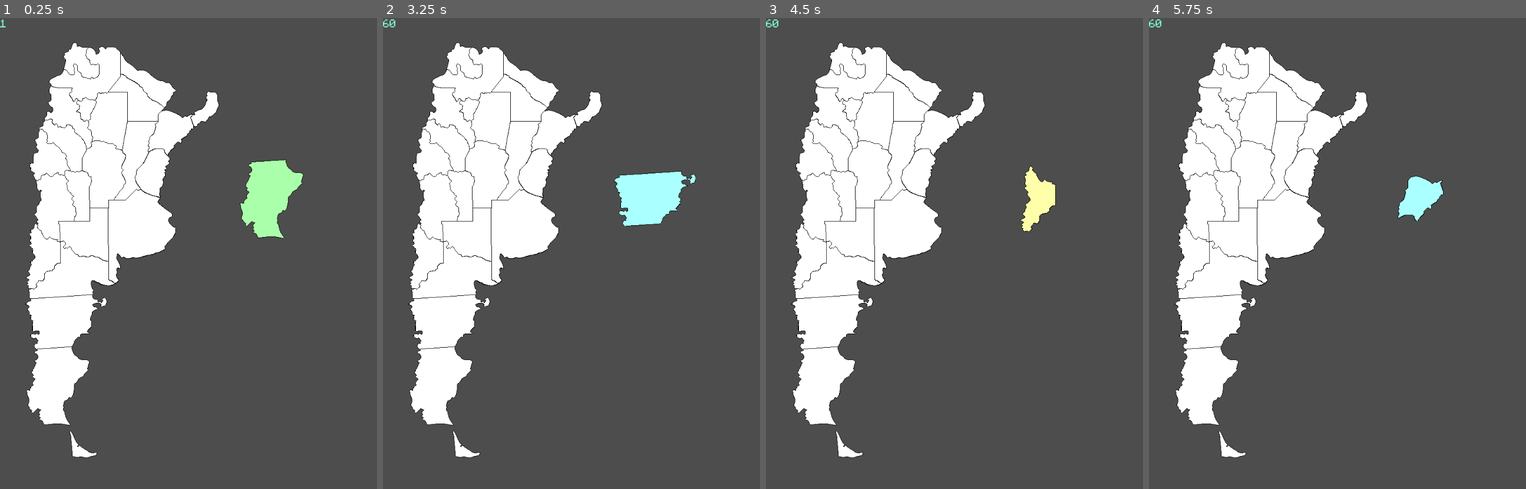
Above: before the commit, frames 1-4 (left to right).
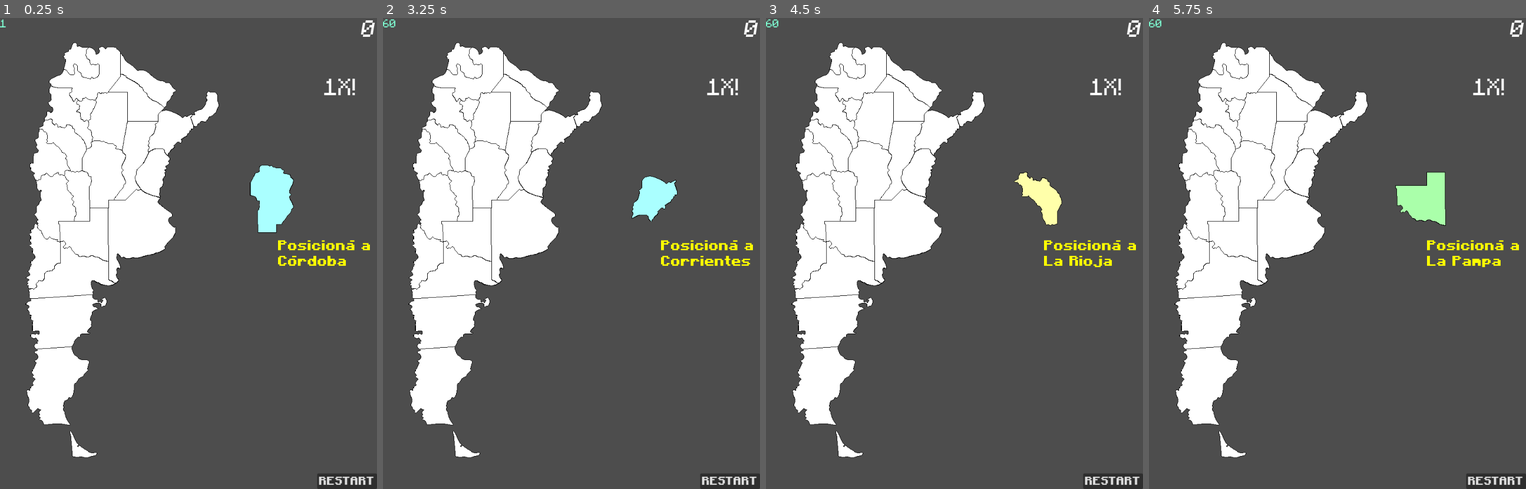
Above: after the commit, the same moments.

Repository: TheMaxcraft1/Argentina_Y_Sus_Provincias
Game: Godot game, scene res://Scenes/ModoTerritorio.tscn
The game is run twice, just before and just after one commit, with the same random seed, the same clock (stepped at 60 frames per second) and the same inputs.
Inputs (mouse positions are in pixels of both pictures, inside the frame that each line leads up to):
- Up to frame 1 (0.25 s): no input
- Up to frame 2 (3.25 s): click (729, 479) at 0.5 s, where only the run after the commit has a clickable "RESTART"; click (729, 479) at 1.25 s, where only the run after the commit has a clickable "RESTART"; click (729, 479) at 2 s, where only the run after the commit has a clickable "RESTART"; tap Enter at 2.75 s; move the mouse to (654, 196) at 2.77 s; click (654, 196) at 2.92 s
- Up to frame 3 (4.5 s): tap Space at 3.5 s; click (1037, 196) at 3.67 s; tap Enter at 4.25 s; click (1037, 196) at 4.42 s
- Up to frame 4 (5.75 s): tap Space at 5 s; click (1420, 196) at 5.17 s

The runs differ from the first frame. In frame 1, 3.0% of the frame differs, in the area x 63-100%, y 0-100%; in frame 2, 2.2%; in frame 3, 1.7%; in frame 4, 2.3%.

Commit message:
ModoTerritorio Score System added

Diff:
--- a/Scenes/ModoTerritorio.tscn
+++ b/Scenes/ModoTerritorio.tscn
@@ -28,7 +28,9 @@
 [ext_resource type="Texture2D" uid="uid://wcj5culv7ima" path="res://Textures/RioNegro.png" id="23_twade"]
 [ext_resource type="Texture2D" uid="uid://bpe6nm4xb3ntg" path="res://Textures/SantaCruz.png" id="24_rnum5"]
 [ext_resource type="Texture2D" uid="uid://c5sn2ifrgw7jj" path="res://Textures/TierraDelFuego.png" id="25_pp7a8"]
+[ext_resource type="FontFile" uid="uid://cvuuhuehfvcq8" path="res://Fonts/MinecraftBold-nMK1.otf" id="28_2dcj4"]
 [ext_resource type="AudioStream" uid="uid://d0r5nvy7q0e65" path="res://Sounds/province_name_miss.wav" id="29_apuo4"]
+[ext_resource type="FontFile" uid="uid://bl5ehi4udgkic" path="res://Fonts/MinecraftItalic-R8Mo.otf" id="29_vms44"]
 
 [sub_resource type="RectangleShape2D" id="RectangleShape2D_tp2cr"]
 size = Vector2(2, 2)
@@ -379,6 +381,58 @@
 offset_bottom = 23.0
 theme_override_fonts/font = ExtResource("6_6ello")
 theme_override_font_sizes/font_size = 24
+
+[node name="RestartButton" type="Button" parent="HUD"]
+anchors_preset = 3
+anchor_left = 1.0
+anchor_top = 1.0
+anchor_right = 1.0
+anchor_bottom = 1.0
+offset_left = -127.0
+offset_top = -33.0
+grow_horizontal = 0
+grow_vertical = 0
+theme_override_fonts/font = ExtResource("28_2dcj4")
+theme_override_font_sizes/font_size = 24
+text = "RESTART"
+
+[node name="ScoreLabel" type="Label" parent="HUD"]
+anchors_preset = 1
+anchor_left = 1.0
+anchor_right = 1.0
+offset_left = -40.0
+offset_bottom = 23.0
+grow_horizontal = 0
+size_flags_horizontal = 4
+theme_override_fonts/font = ExtResource("29_vms44")
+theme_override_font_sizes/font_size = 50
+text = "0"
+horizontal_alignment = 1
+
+[node name="MultiplierLabel" type="Label" parent="HUD"]
+offset_left = 688.0
+offset_top = 124.0
+offset_right = 756.0
+offset_bottom = 170.0
+theme_override_fonts/font = ExtResource("6_6ello")
+theme_override_font_sizes/font_size = 50
+text = "1X!"
+
+[node name="CurrentProvincLabel" type="Label" parent="HUD"]
+anchors_preset = 6
+anchor_left = 1.0
+anchor_top = 0.5
+anchor_right = 1.0
+anchor_bottom = 0.5
+offset_left = -210.0
+offset_top = -16.5
+offset_bottom = 16.5
+grow_horizontal = 0
+grow_vertical = 2
+theme_override_colors/font_color = Color(1, 1, 0, 1)
+theme_override_fonts/font = ExtResource("28_2dcj4")
+theme_override_font_sizes/font_size = 30
+text = "Posicioná a "
 
 [node name="ComboUp" type="AudioStreamPlayer2D" parent="."]
 stream = ExtResource("7_ebe5g")
@@ -432,3 +486,4 @@
 [connection signal="area_exited" from="Argentina/SantaCruz" to="." method="_on_santa_cruz_area_exited"]
 [connection signal="area_entered" from="Argentina/TierraDelFuego" to="." method="_on_tierra_del_fuego_area_entered"]
 [connection signal="area_exited" from="Argentina/TierraDelFuego" to="." method="_on_tierra_del_fuego_area_exited"]
+[connection signal="pressed" from="HUD/RestartButton" to="." method="_on_restart_button_pressed"]
--- a/Scripts/ModoNombres.gd
+++ b/Scripts/ModoNombres.gd
@@ -13,13 +13,13 @@
 
 func provinceSignalProcessing(txt, provinciaNombre, provinciaLineEdit : LineEdit):
 	if txt.to_lower() == provinciaNombre:
-		updateScoreLabel(100 * multiplier)
+		updateScore(100 * multiplier)
 		multiplier += 1
 		comboUpSFX()
 	else:
 		multiplier = 1
 		$ComboMiss.play()
-	updateMultiplierLabel()
+	updateMultiplier()
 	provinciaLineEdit.set_editable(false)
 	provinciaLineEdit.set_focus_mode(Control.FOCUS_NONE)
 
@@ -41,7 +41,7 @@
 func _on_buenos_aires_line_edit_text_submitted(txt):
 	#provinceSignalProcessing(txt, "buenos aires", $BuenosAiresLineEdit)
 	if txt.to_lower() == "buenos aires":
-		updateScoreLabel(100 * multiplier)
+		updateScore(100 * multiplier)
 		multiplier += 1
 		comboUpSFX()
 	else:
@@ -49,10 +49,9 @@
 		$ComboMiss.play()
 		$BuenosAiresLineEdit.set_visible(false)
 		$BuenosAiresLabel.set_visible(true)
-	updateMultiplierLabel()
+	updateMultiplier()
 	$BuenosAiresLineEdit.set_editable(false)
 	$BuenosAiresLineEdit.set_focus_mode(Control.FOCUS_NONE)
-
 
 func _on_entre_rios_line_edit_text_submitted(txt):
 	provinceSignalProcessing(txt, "entre ríos", $EntreRiosLineEdit)
@@ -60,26 +59,20 @@
 func _on_corrientes_line_edit_text_submitted(txt):
 	provinceSignalProcessing(txt, "corrientes", $CorrientesLineEdit)
 
-
 func _on_misiones_line_edit_text_submitted(txt):
 	provinceSignalProcessing(txt, "misiones", $MisionesLineEdit)
-
 
 func _on_jujuy_line_edit_text_submitted(txt):
 	provinceSignalProcessing(txt, "jujuy", $JujuyLineEdit)
 
-
 func _on_salta_line_edit_text_submitted(txt):
 	provinceSignalProcessing(txt, "salta", $SaltaLineEdit)
-
 
 func _on_catamarca_line_edit_text_submitted(txt):
 	provinceSignalProcessing(txt, "catamarca", $CatamarcaLineEdit)
 
-
 func _on_la_rioja_line_edit_text_submitted(txt):
 	provinceSignalProcessing(txt, "la rioja", $LaRiojaLineEdit)
-
 
 func _on_san_juan_line_edit_text_submitted(txt):
 	provinceSignalProcessing(txt, "san juan", $SanJuanLineEdit)
@@ -87,10 +80,8 @@
 func _on_mendoza_line_edit_text_submitted(txt):
 	provinceSignalProcessing(txt, "mendoza", $MendozaLineEdit)
 
-
 func _on_neuquen_line_edit_text_submitted(txt):
 	provinceSignalProcessing(txt, "neuquén", $NeuquenLineEdit)
-
 
 func _on_rio_negro_line_edit_text_submitted(txt):
 	provinceSignalProcessing(txt, "río negro", $RioNegroLineEdit)
@@ -101,43 +92,34 @@
 func _on_santa_cruz_line_edit_text_submitted(txt):
 	provinceSignalProcessing(txt, "santa cruz", $SantaCruzLineEdit)
 
-
 func _on_tierra_del_fuego_line_edit_text_submitted(txt):
 	provinceSignalProcessing(txt, "tierra del fuego", $TierraDelFuegoLineEdit)
-
 
 func _on_formosa_line_edit_text_submitted(txt):
 	provinceSignalProcessing(txt, "formosa", $FormosaLineEdit)
 
-
 func _on_chaco_line_edit_text_submitted(txt):
 	provinceSignalProcessing(txt, "chaco", $ChacoLineEdit)
-
 
 func _on_santiago_del_estero_line_edit_text_submitted(txt):
 	provinceSignalProcessing(txt, "santiago del estero", $SantiagoDelEsteroLineEdit)
 
-
 func _on_tucuman_line_edit_text_submitted(txt):
 	provinceSignalProcessing(txt, "tucumán", $TucumanLineEdit)
-
 
 func _on_santa_fe_line_edit_text_submitted(txt):
 	provinceSignalProcessing(txt, "santa fe", $SantaFeLineEdit)
 
-
 func _on_cordoba_line_edit_text_submitted(txt):
 	provinceSignalProcessing(txt, "córdoba", $CordobaLineEdit)
-
 
 func _on_la_pampa_line_edit_text_submitted(txt):
 	provinceSignalProcessing(txt, "la pampa", $LaPampaLineEdit)
 
-
 func _on_san_luis_line_edit_text_submitted(txt):
 	provinceSignalProcessing(txt, "san luis", $SanLuisLineEdit)
 
-func updateMultiplierLabel():
+func updateMultiplier():
 	var mLabel = $HUD/MultiplierLabel
 	if multiplier > 3:
 		multiplier = 3
@@ -158,7 +140,7 @@
 
 
 
-func updateScoreLabel(points):
+func updateScore(points):
 	score += points
 	$HUD/ScoreLabel.set_text(str(score))
 
--- a/Scripts/ModoTerritorio.gd
+++ b/Scripts/ModoTerritorio.gd
@@ -1,22 +1,45 @@
 extends Node2D
 
 @export var province_scene: PackedScene
+var score
+var multiplier
 var on_province
 var current_province
-var province_list = ["BuenosAires", "Catamarca", "Chaco", "Chubut", "Cordoba", "Corrientes", "EntreRios",
-	"Formosa", "Jujuy", "LaPampa", "LaRioja", "Mendoza", "Misiones", "Neuquen", "RioNegro", "Salta",
-	"SanJuan", "SanLuis", "SantaCruz", "SantaFe", "SantiagoDelEstero", "TierraDelFuego", "Tucuman"]
+var province_dict = {
+	"BuenosAires": "Buenos Aires",
+	"Catamarca": "Catamarca",
+	"Chaco": "Chaco",
+	"Cordoba": "Córdoba",
+	"Corrientes": "Corrientes",
+	"EntreRios": "Entre Ríos",
+	"Formosa": "Formosa",
+	"Jujuy": "Jujuy",
+	"LaPampa": "La Pampa",
+	"LaRioja": "La Rioja",
+	"Mendoza": "Mendoza",
+	"Misiones": "Misiones",
+	"Neuquen": "Neuquén",
+	"RioNegro": "Río Negro",
+	"Salta": "Salta",
+	"SanJuan": "San Juan",
+	"SanLuis": "San Luis",
+	"SantaCruz": "Santa Cruz",
+	"SantaFe": "Santa Fe",
+	"SantiagoDelEstero": "Santiago Del Estero",
+	"TierraDelFuego": "Tierra Del Fuego",
+	"Tucuman": "Tucumán"
+	}
 #var province_list = ["BuenosAires", "LaPampa"]
-
-# Called when the node enters the scene tree for the first time.
+var province_list = province_dict.keys()
+
 func _ready():
+	score = 0
+	multiplier = 1
 	randomize()
-	#current_province = $BuenosAiresProvincia
 	spawn_province()
 
 func _process(delta):
 	show_fps()
-
 	province_matching_territory()
 
 func show_fps():
@@ -35,6 +58,8 @@
 		current_province.set_sprite(sprite)
 		current_province.set_name(province_name + "Provincia")
 
+		#La variable province_name tiene el nombre de la provincia pero sin formatear
+		update_current_province_label(province_dict.get(province_name))
 		add_child(current_province)
 
 func check_province_name(province, province_name):
@@ -96,11 +121,15 @@
 			#$Argentina/current_province.get_name().left(-9)/(current_province.get_name().left(-9) + "Sprite").set_visible(true)
 			#$Argentina/BuenosAires/BuenosAiresSprite.set_visible(true)
 			print("Acierto")
+			updateScore(100 * multiplier)
+			multiplier += 1
 			$ComboUp.play()
 		else:
 			print("NO ES EL TERRITORIO DE LA PROVINCIA")
+			multiplier = 1
 			$ComboMiss.play()
 
+		updateMultiplierLabel()
 		current_province.queue_free()
 		spawn_province()
 		on_province = false
@@ -113,7 +142,8 @@
 	if area.get_name() == province:
 		on_province = false
 
-
+func update_current_province_label(province_name):
+	$HUD/CurrentProvincLabel.set_text("Posicioná a " + "\n" + province_name)
 
 func _on_buenos_aires_area_entered(area):
 	on_province_area_entered(area, "BuenosAiresProvincia")
@@ -252,3 +282,29 @@
 
 func _on_tierra_del_fuego_area_exited(area):
 	on_province_area_exited(area, "TierraDelFuegoProvincia")
+
+func _on_restart_button_pressed():
+	get_tree().reload_current_scene()
+
+func updateMultiplierLabel():
+	var mLabel = $HUD/MultiplierLabel
+	if multiplier > 3:
+		multiplier = 3
+	mLabel.set_text(str(multiplier) + "X!")
+	if multiplier == 1:
+		mLabel.add_theme_font_size_override("font_size", 50)
+		mLabel.add_theme_color_override("font_color", Color(255,255,255))
+		mLabel.set_rotation(0)
+	elif multiplier == 2:
+		mLabel.add_theme_font_size_override("font_size", 60)
+		mLabel.add_theme_color_override("font_color", Color(251,255,0))
+		mLabel.set_rotation(deg_to_rad(15))
+
+	elif multiplier == 3:
+		mLabel.add_theme_font_size_override("font_size", 75)
+		mLabel.add_theme_color_override("font_color", Color(255,0,0))
+		mLabel.set_rotation(deg_to_rad(30))
+
+func updateScore(points):
+	score += points
+	$HUD/ScoreLabel.set_text(str(score))
Not shown: 1 places in Scenes/ModoTerritorio.tscn that only renumber resources
